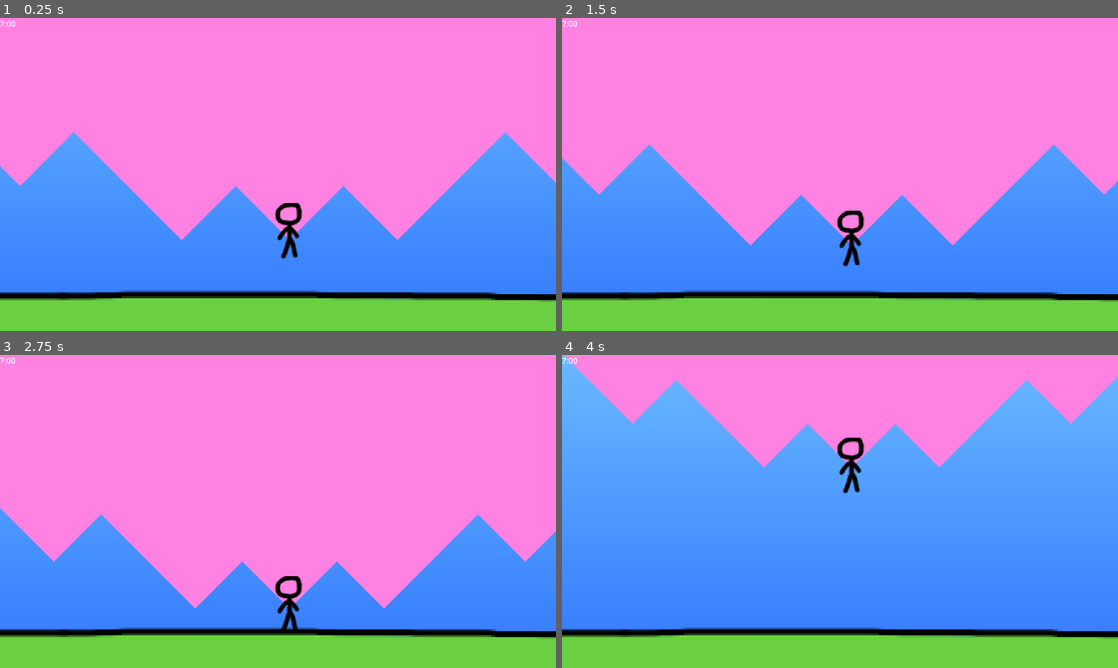
Above: before the commit, frames 1-4 (two rows, left to right).
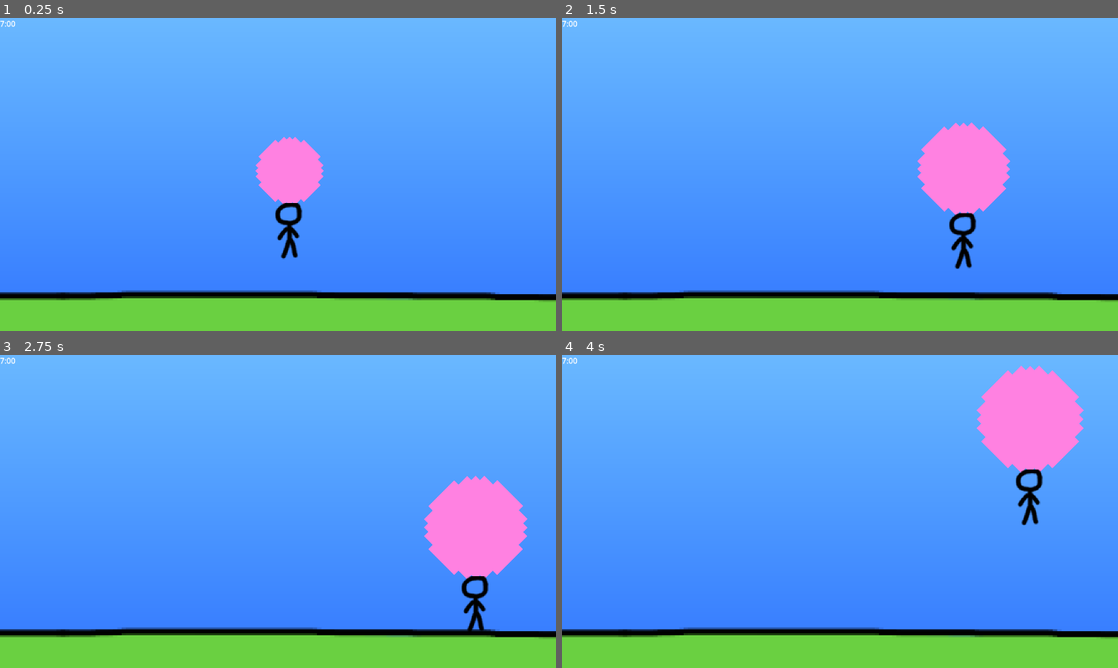
Above: after the commit, the same moments.

Repository: eagle-eye-scouter/GGJ_BubbleBlowing
Game: Godot game, scene res://src/scroll_world.tscn
Two runs of this game, one before a commit and one after it. Both use one fixed random seed, a clock stepped at 60 frames per second and the inputs below.
Inputs:
- Up to frame 1 (0.25 s): no input
- Up to frame 2 (1.5 s): tap Enter at 0.5 s; hold D (player_right) 0.53-1.28 s; hold Space (player_breath) 0.53-1.28 s; hold S (player_down) from 1.28 s (still down); tap Space (player_breath) at 1.35 s
- Up to frame 3 (2.75 s): release S (player_down) at 2.03 s; hold D (player_right) from 2.03 s (still down); hold Space (player_breath) from 2.03 s (still down)
- Up to frame 4 (4 s): release D (player_right) at 2.78 s; release Space (player_breath) at 2.78 s; hold W (player_up) 2.78-3.53 s; tap Space (player_breath) at 2.85 s; hold A (player_left) from 3.53 s (still down); hold Space (player_breath) from 3.53 s (still down)

The runs differ from the first frame. In frame 1, 53% of the frame differs, in the area x 0-100%, y 0-72%; in frame 2, 55%; in frame 3, 66%, in the area x 0-100%, y 0-89%; in frame 4, 23%.
Error before the commit: Invalid access to property or key 'volume' on a base object of type 'Node2D (GumBubble)'. (res://src/player.gd:32)

Commit message:
Update GumBubble, uses volume

Diff:
--- a/src/player.gd
+++ b/src/player.gd
@@ -7,7 +7,7 @@
 const HORI_SPEED_MAX : float = 2000
 const VERT_SPEED_MAX : float = 2000
 const SPEED_MAX := Vector2(HORI_SPEED_MAX, VERT_SPEED_MAX)
-const INFLATE_SPEED : float = 0.5
+const INFLATE_SPEED : float = 0.2
 #const DEFLATE_SPEED : float = 45.0
 const DECELLERATION : float = 0.90
 const DECCELERATION_RATE := Vector2(DECELLERATION, DECELLERATION)
--- a/src/player_bubble.gd
+++ b/src/player_bubble.gd
@@ -2,10 +2,9 @@
 class_name GumBubble
 
 const MAX_RADIUS = 100
-const MAX_INFLATION = 100
-const RADIUS_PER_INFLATION = MAX_RADIUS / MAX_INFLATION
-var inflation = 20
-var deflation_rate = 0.99 ## Subtractive rate of decay per second
+const MAX_VOLUME = 100
+var volume = 5
+var deflation_rate = 0.75 ## Multiplicative rate of decay per second
 
 # Called when the node enters the scene tree for the first time.
 func _ready() -> void:
@@ -15,8 +14,13 @@
 # Called every frame. 'delta' is the elapsed time since the previous frame.
 func _process(delta: float) -> void:
 
-	if inflation > 0:
-		inflation -= (deflation_rate * delta)
-		inflation = max(0, inflation)
+	if volume > 0:
+		volume -= (volume * (1-deflation_rate) * delta)
+		volume = max(0, volume)
+	volume = min(MAX_VOLUME, volume)
 
-	scale = Vector2.ONE * inflation
+	var radius = min(MAX_RADIUS, pow(3 * volume / (4 * PI), 1.0/3.0))
+	scale = Vector2.ONE * radius
+
+## Volume = r^3
+## V
